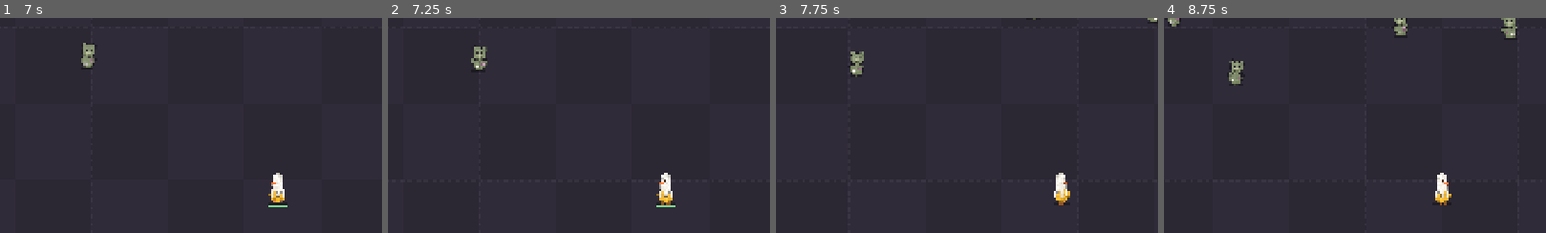
Above: before the commit, frames 1-4 (left to right).
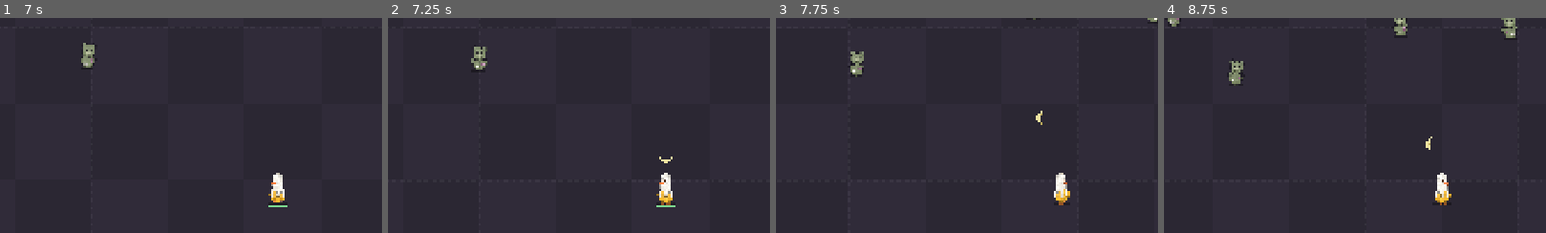
Above: after the commit, the same moments.

Repository: DennitoCheeto/stuffed
Game: Godot game, scene res://src/main/main.tscn
Two runs of this game, one before a commit and one after it. Both use one fixed random seed, a clock stepped at 60 frames per second and the inputs below.
Inputs (mouse positions are % of the whole screen's width and height, from its top left):
- Up to frame 1 (7 s): click "Start run" at 0.5 s; tap Enter at 1.25, 4.35 s; move the mouse to (45, 70) at 1.27 s; hold W (p1_move_up) 1.28-2 s; tap Space (p1_dash) at 1.35 s; click (45, 70) at 1.42 s; drag from (80, 65) to (45, 70) at 2.02 s; move the mouse to (20, 35) at 2.77 s; hold A (p1_move_left) 2.78-3.5 s; tap Alt at 2.85 s; drag from (55, 50) to (20, 35) at 3.52 s; move the mouse to (35, 25) at 4.27 s; hold S (p1_move_down) 4.28-5 s; drag from (72, 45) to (35, 25) at 5.02 s; move the mouse to (30, 55) at 5.77 s; hold W (p1_move_up) 5.78-6.5 s; hold Shift 5.78-6.5 s; click (30, 55) at 5.92 s; drag from (60, 28) to (30, 55) at 6.52 s
- Up to frame 2 (7.25 s): no input
- Up to frame 3 (7.75 s): move the mouse to (45, 70) at 7.27 s; hold D (p1_move_right) from 7.28 s (still down); tap Ctrl at 7.35 s
- Up to frame 4 (8.75 s): release D (p1_move_right) at 8 s; drag from (80, 65) to (45, 70) at 8.02 s
The pictures show only the part of the screen within x 14-64%, y 9-59%; the shares and areas given below are measured in that part.

Frame 1 is identical in both runs. In frame 2, less than 0.1% of the frame differs, in the area x 71-75%, y 64-68%; in frame 3, less than 0.1%, in the area x 68-70%, y 43-50%; in frame 4, less than 0.1%.

Commit message:
M1-04: Peel Boomerang
- Weapon data: WeaponStats with 5 WeaponLevels (damage, cooldown, reach, count, speed,
  pierce, spread, card text) in data/weapons/peel_boomerang.tres
- Weapon base: belongs to one player, attacks on its own, cooldown scaled by attack_speed
- Peel Boomerang: throws at the nearest zombie, flies out to its reach, returns to (and
  follows) Banane, hurts each zombie once on the way out and once on the way back
- Banane's starting weapon comes from his hero data
- Scenario tests for AC-7 (plus level 2 = two peels), unit tests for the weapon data

Closes #6

Co-Authored-By: Claude Opus 5.5 <noreply@anthropic.com>

Diff:
--- a/data/heroes/banane.tres
+++ b/data/heroes/banane.tres
@@ -1,6 +1,7 @@
-[gd_resource type="Resource" script_class="HeroStats" load_steps=2 format=3]
+[gd_resource type="Resource" script_class="HeroStats" load_steps=3 format=3]
 
 [ext_resource type="Script" path="res://src/player/hero_stats.gd" id="1_stats"]
+[ext_resource type="Resource" path="res://data/weapons/peel_boomerang.tres" id="2_weapon"]
 
 [resource]
 script = ExtResource("1_stats")
@@ -12,3 +13,4 @@
 dash_cooldown = 1.5
 hurt_invulnerability = 0.5
 hitbox_radius = 12.0
+starting_weapon = ExtResource("2_weapon")
--- /dev/null
+++ b/data/weapons/peel_boomerang.tres
@@ -0,0 +1,69 @@
+[gd_resource type="Resource" script_class="WeaponStats" load_steps=9 format=3]
+
+[ext_resource type="Script" path="res://src/weapons/weapon_stats.gd" id="1_stats"]
+[ext_resource type="Script" path="res://src/weapons/weapon_level.gd" id="2_level"]
+[ext_resource type="Script" path="res://src/weapons/peel_boomerang.gd" id="3_behaviour"]
+
+[sub_resource type="Resource" id="Resource_level1"]
+script = ExtResource("2_level")
+damage = 8.0
+cooldown = 1.4
+reach = 250.0
+count = 1
+speed = 450.0
+pierce = 0
+spread_degrees = 25.0
+card_text = "Throws a peel at the nearest zombie. It flies back and hits again."
+
+[sub_resource type="Resource" id="Resource_level2"]
+script = ExtResource("2_level")
+damage = 8.0
+cooldown = 1.4
+reach = 250.0
+count = 2
+speed = 450.0
+pierce = 0
+spread_degrees = 25.0
+card_text = "Throws 2 peels at once."
+
+[sub_resource type="Resource" id="Resource_level3"]
+script = ExtResource("2_level")
+damage = 12.0
+cooldown = 1.4
+reach = 250.0
+count = 2
+speed = 450.0
+pierce = 0
+spread_degrees = 25.0
+card_text = "Damage 8 → 12."
+
+[sub_resource type="Resource" id="Resource_level4"]
+script = ExtResource("2_level")
+damage = 12.0
+cooldown = 1.4
+reach = 330.0
+count = 2
+speed = 450.0
+pierce = 0
+spread_degrees = 25.0
+card_text = "Flies further: range 250 → 330."
+
+[sub_resource type="Resource" id="Resource_level5"]
+script = ExtResource("2_level")
+damage = 12.0
+cooldown = 1.0
+reach = 330.0
+count = 2
+speed = 450.0
+pierce = 0
+spread_degrees = 25.0
+card_text = "Throws faster: every 1.4 s → 1.0 s."
+
+[resource]
+script = ExtResource("1_stats")
+id = &"peel_boomerang"
+display_name = "Peel Boomerang"
+behaviour = ExtResource("3_behaviour")
+knockback = 120.0
+hit_radius = 14.0
+levels = Array[ExtResource("2_level")]([SubResource("Resource_level1"), SubResource("Resource_level2"), SubResource("Resource_level3"), SubResource("Resource_level4"), SubResource("Resource_level5")])
--- a/src/enemies/enemy_manager.gd
+++ b/src/enemies/enemy_manager.gd
@@ -7,6 +7,8 @@
 
 signal zombie_killed(zombie: Zombie)
 
+## Weapons find the manager through this group.
+const GROUP: StringName = &"enemy_manager"
 const GRID_CELL: float = 48.0
 ## How strongly overlapping zombies push each other apart (0..1 per frame).
 const SEPARATION: float = 0.5
@@ -27,6 +29,10 @@
 var _grid: SpatialGrid = SpatialGrid.new(GRID_CELL)
 ## Only for looks (shamble phase, burst directions), so it doesn't change the seeded run.
 var _cosmetic_rng: RandomNumberGenerator = RandomNumberGenerator.new()
+
+
+func _ready() -> void:
+	add_to_group(GROUP)
 
 
 func setup(actors_node: Node2D, effects_node: Node2D, area: Rect2, max_count: int) -> void:
--- a/src/player/hero_stats.gd
+++ b/src/player/hero_stats.gd
@@ -16,3 +16,5 @@
 @export var hurt_invulnerability: float = 0.5
 ## Radius of the real hitbox (smaller than the drawing).
 @export var hitbox_radius: float = 12.0
+## The weapon the hero starts every run with.
+@export var starting_weapon: WeaponStats
--- a/src/player/player.gd
+++ b/src/player/player.gd
@@ -19,6 +19,8 @@
 var facing: Vector2 = Vector2.RIGHT
 ## Name of whatever hit the hero last (shown on the end screen later).
 var last_hit_by: String = ""
+## Multiplies how fast all weapons attack (Quick Hands raises it).
+var attack_speed: float = 1.0
 
 var _input: PlayerInput
 var _dash_left: float = 0.0
@@ -27,6 +29,7 @@
 var _hurt_invulnerable_left: float = 0.0
 
 @onready var _hitbox: CollisionShape2D = $Hitbox
+@onready var _weapons: Node2D = $Weapons
 
 
 func _ready() -> void:
@@ -37,6 +40,8 @@
 	var shape: CircleShape2D = CircleShape2D.new()
 	shape.radius = stats.hitbox_radius
 	_hitbox.shape = shape
+	if stats.starting_weapon != null:
+		add_weapon(stats.starting_weapon)
 
 
 func _physics_process(delta: float) -> void:
@@ -55,6 +60,26 @@
 	else:
 		velocity = direction * stats.move_speed
 		move_and_slide()
+
+
+## Gives this hero a weapon (level 1). It attacks on its own from now on.
+func add_weapon(weapon_stats: WeaponStats) -> Weapon:
+	var weapon: Weapon = weapon_stats.behaviour.new() as Weapon
+	weapon.setup(weapon_stats, self)
+	_weapons.add_child(weapon)
+	return weapon
+
+
+## The weapon with this id, or null if the hero doesn't have it.
+func weapon(id: StringName) -> Weapon:
+	return _weapons.get_node_or_null(NodePath(String(id))) as Weapon
+
+
+func weapons() -> Array[Weapon]:
+	var result: Array[Weapon] = []
+	for child: Node in _weapons.get_children():
+		result.append(child as Weapon)
+	return result
 
 
 ## Starts a dash in the facing direction. Returns false while the dash is cooling down.
--- a/src/player/player.tscn
+++ b/src/player/player.tscn
@@ -19,3 +19,5 @@
 
 [node name="Overlay" type="Node2D" parent="."]
 script = ExtResource("4_overlay")
+
+[node name="Weapons" type="Node2D" parent="."]
--- /dev/null
+++ b/src/weapons/boomerang_projectile.gd
@@ -0,0 +1,67 @@
+class_name BoomerangProjectile
+extends Node2D
+## One thrown banana peel. Out to its reach, then back to its player; every zombie it touches is
+## hurt once on the way out and once on the way back.
+
+signal came_back
+
+const SPIN_SPEED: float = 16.0
+const PEEL_COLOR: Color = Color("#efe3a0")
+const PEEL_EDGE_COLOR: Color = Color("#b9a85a")
+const CATCH_DISTANCE: float = 10.0
+
+var returning: bool = false
+
+var _weapon: Weapon
+var _enemies: EnemyManager
+var _numbers: WeaponLevel
+var _direction: Vector2 = Vector2.RIGHT
+var _travelled: float = 0.0
+var _hit_out: Dictionary[int, bool] = {}
+var _hit_back: Dictionary[int, bool] = {}
+var _shape: PackedVector2Array = []
+
+
+func launch(weapon: Weapon, manager: EnemyManager, direction: Vector2) -> void:
+	_weapon = weapon
+	_enemies = manager
+	_numbers = weapon.current()
+	_direction = direction
+	global_position = weapon.player.global_position
+	_shape = FeltShapes.svg_path(
+		PackedFloat32Array([-14, 6, -8, -10, 8, -10, 14, 6, 6, -2, -6, -2, -14, 6])
+	)
+	scale = Vector2.ONE * 1.3
+
+
+func _physics_process(delta: float) -> void:
+	var step: float = _numbers.speed * delta
+	if returning:
+		var target: Vector2 = _weapon.player.global_position
+		if global_position.distance_to(target) <= step + CATCH_DISTANCE:
+			came_back.emit()
+			queue_free()
+			return
+		_direction = global_position.direction_to(target)
+	global_position += _direction * step
+	_travelled += step
+	if not returning and _travelled >= _numbers.reach:
+		returning = true
+	_hit_zombies()
+	rotation += SPIN_SPEED * delta
+
+
+func _hit_zombies() -> void:
+	var already_hit: Dictionary[int, bool] = _hit_back if returning else _hit_out
+	var push: Vector2 = _direction * _weapon.stats.knockback
+	for zombie: Zombie in _enemies.query_circle(global_position, _weapon.stats.hit_radius):
+		var id: int = zombie.get_instance_id()
+		if already_hit.has(id):
+			continue
+		already_hit[id] = true
+		_enemies.damage(zombie, _numbers.damage, push)
+
+
+func _draw() -> void:
+	draw_colored_polygon(FeltShapes.shifted(_shape, Vector2(0.8, 1.6)), PEEL_EDGE_COLOR)
+	draw_colored_polygon(_shape, PEEL_COLOR)
--- /dev/null
+++ b/src/weapons/peel_boomerang.gd
@@ -0,0 +1,32 @@
+class_name PeelBoomerang
+extends Weapon
+## Banane's starting weapon: throws a banana peel at the nearest zombie. It flies out to its
+## reach, turns, and flies back to Banane (following him), hurting each zombie once per way.
+
+## Only throws at zombies this many times the reach away (roughly: on screen).
+const SEARCH_FACTOR: float = 2.0
+
+
+func attack() -> bool:
+	var manager: EnemyManager = enemies()
+	if manager == null:
+		return false
+	var numbers: WeaponLevel = current()
+	var target: Zombie = manager.nearest(player.global_position, numbers.reach * SEARCH_FACTOR)
+	if target == null:
+		return false
+	var aim: Vector2 = player.global_position.direction_to(target.position)
+	for i: int in numbers.count:
+		var projectile: BoomerangProjectile = BoomerangProjectile.new()
+		projectile.top_level = true
+		add_child(projectile)
+		projectile.launch(self, manager, aim.rotated(_fan_angle(i, numbers)))
+	return true
+
+
+## Spreads several peels of one throw evenly around the aim (0, +a, -a, +2a, ...).
+func _fan_angle(index: int, numbers: WeaponLevel) -> float:
+	var spread: float = deg_to_rad(numbers.spread_degrees)
+	var step: int = (index + 1) / 2
+	var side: float = 1.0 if index % 2 == 1 else -1.0
+	return spread * step * side
--- /dev/null
+++ b/src/weapons/weapon.gd
@@ -0,0 +1,58 @@
+class_name Weapon
+extends Node2D
+## A weapon that belongs to one player and attacks on its own (no buttons). Subclasses decide
+## what an attack is. Projectiles are children with `top_level` so they move freely in the world.
+
+signal fired
+
+## Seconds after the run starts (or the weapon is picked) before the first attack.
+const FIRST_ATTACK_DELAY: float = 0.4
+## When there is nothing to attack, look again after this many seconds.
+const RETRY_DELAY: float = 0.1
+
+var stats: WeaponStats
+var level: int = 1
+var player: Player
+
+var _cooldown_left: float = FIRST_ATTACK_DELAY
+
+
+func setup(weapon_stats: WeaponStats, owner_player: Player) -> void:
+	stats = weapon_stats
+	player = owner_player
+	name = String(stats.id)
+
+
+## The numbers for the current level.
+func current() -> WeaponLevel:
+	return stats.at_level(level)
+
+
+func is_maxed() -> bool:
+	return level >= stats.max_level()
+
+
+func level_up() -> void:
+	level = mini(level + 1, stats.max_level())
+
+
+func enemies() -> EnemyManager:
+	return get_tree().get_first_node_in_group(EnemyManager.GROUP) as EnemyManager
+
+
+func _physics_process(delta: float) -> void:
+	if player == null or player.is_dead():
+		return
+	_cooldown_left -= delta * player.attack_speed
+	if _cooldown_left > 0.0:
+		return
+	if attack():
+		_cooldown_left = current().cooldown
+		fired.emit()
+	else:
+		_cooldown_left = RETRY_DELAY
+
+
+## One attack. Returns false if there was nothing to attack (then it tries again soon).
+func attack() -> bool:
+	return false
--- /dev/null
+++ b/src/weapons/weapon_level.gd
@@ -0,0 +1,19 @@
+class_name WeaponLevel
+extends Resource
+## What a weapon does at one level. `card_text` is the line on the level-up card that offers this
+## level, so it must say exactly what changes.
+
+@export var damage: float = 8.0
+## Seconds between attacks (before Quick Hands).
+@export var cooldown: float = 1.4
+## How far the projectile flies, in pixels.
+@export var reach: float = 250.0
+## Projectiles per attack.
+@export var count: int = 1
+## Projectile speed in pixels per second.
+@export var speed: float = 450.0
+## How many zombies one projectile passes through (0 = stops at the first).
+@export var pierce: int = 0
+## Angle between projectiles of one attack, in degrees.
+@export var spread_degrees: float = 0.0
+@export_multiline var card_text: String = ""
--- /dev/null
+++ b/src/weapons/weapon_stats.gd
@@ -0,0 +1,24 @@
+class_name WeaponStats
+extends Resource
+## One weapon and its levels. Tune it in data/weapons/*.tres, not in code.
+
+## Stable name for upgrades, saves and the run log.
+@export var id: StringName = &""
+@export var display_name: String = "Weapon"
+## The script that makes the weapon work (a Weapon subclass).
+@export var behaviour: Script
+## Push given to zombies it hits, in pixels per second.
+@export var knockback: float = 120.0
+## Radius of the projectile's hit area, in pixels.
+@export var hit_radius: float = 14.0
+## Level 1 first.
+@export var levels: Array[WeaponLevel] = []
+
+
+func max_level() -> int:
+	return levels.size()
+
+
+## The numbers for `level` (1-based, clamped to the existing levels).
+func at_level(level: int) -> WeaponLevel:
+	return levels[clampi(level, 1, levels.size()) - 1]
--- a/tests/scenarios/run_scenario.gd
+++ b/tests/scenarios/run_scenario.gd
@@ -35,6 +35,13 @@
 	return Players.all(get_tree())[0]
 
 
+## Takes all weapons away (for scenarios that need zombies to stay alive).
+func disarm(player: Player) -> void:
+	for weapon: Weapon in player.weapons():
+		weapon.get_parent().remove_child(weapon)
+		weapon.free()
+
+
 ## Holds an action for `frames` physics frames, then releases it.
 func hold_action(action: String, frames: int) -> void:
 	sender.action_down(action)
--- /dev/null
+++ b/tests/scenarios/test_01_core_run_weapons.gd
@@ -0,0 +1,107 @@
+extends "res://tests/scenarios/run_scenario.gd"
+## Scenario (spec 01 §5, AC-7): Banane's Peel Boomerang.
+
+const SHAMBLER: EnemyStats = preload("res://data/enemies/shambler.tres")
+
+var run: Run
+
+
+func _armed_run() -> Run:
+	run = await start_run()
+	run.spawner.active = false
+	return run
+
+
+## A zombie that stands still and has a lot of health, so we can count the hits.
+func _dummy(at: Vector2) -> Zombie:
+	var zombie: Zombie = run.enemies.spawn(SHAMBLER, at)
+	zombie.move_speed = 0.0
+	zombie.max_health = 1000.0
+	zombie.health = 1000.0
+	return zombie
+
+
+func _boomerang() -> PeelBoomerang:
+	return first_player().weapon(&"peel_boomerang") as PeelBoomerang
+
+
+func _projectiles() -> Array[BoomerangProjectile]:
+	var result: Array[BoomerangProjectile] = []
+	for child: Node in _boomerang().get_children():
+		if child is BoomerangProjectile and not child.is_queued_for_deletion():
+			result.append(child as BoomerangProjectile)
+	return result
+
+
+func test_banane_starts_with_the_peel_boomerang_only() -> void:
+	await _armed_run()
+	var weapons: Array[Weapon] = first_player().weapons()
+	assert_eq(weapons.size(), 1)
+	assert_not_null(_boomerang())
+	assert_eq(_boomerang().level, 1)
+
+
+func test_ac7_fires_automatically_at_the_nearest_zombie() -> void:
+	await _armed_run()
+	var banane: Player = first_player()
+	_dummy(banane.global_position + Vector2(0, 160))
+	_dummy(banane.global_position + Vector2(-320, 0))
+	await wait_for_signal(_boomerang().fired, 2.0)
+	await wait_physics_frames(3)
+	var thrown: Array[BoomerangProjectile] = _projectiles()
+	assert_eq(thrown.size(), 1, "one peel in flight")
+	var offset: Vector2 = thrown[0].global_position - banane.global_position
+	assert_gt(offset.y, 0.0, "flies down towards the nearer zombie")
+	assert_almost_eq(offset.x, 0.0, 2.0)
+
+
+func test_ac7_no_throw_without_zombies() -> void:
+	await _armed_run()
+	await wait_physics_frames(60)
+	assert_eq(_projectiles().size(), 0)
+
+
+func test_ac7_peel_returns_to_banane_and_follows_him() -> void:
+	await _armed_run()
+	var banane: Player = first_player()
+	_dummy(banane.global_position + Vector2(400, 0))
+	await wait_for_signal(_boomerang().fired, 2.0)
+	var peel: BoomerangProjectile = _projectiles()[0]
+	watch_signals(peel)
+	sender.action_down("p1_move_down")
+	await wait_physics_frames(40)
+	assert_true(peel.returning, "turned around at its reach")
+	await wait_physics_frames(50)
+	sender.action_up("p1_move_down")
+	assert_signal_emitted(peel, "came_back", "caught by Banane after he moved")
+
+
+func test_ac7_hits_the_same_zombie_once_out_and_once_back() -> void:
+	await _armed_run()
+	var banane: Player = first_player()
+	var zombie: Zombie = _dummy(banane.global_position + Vector2(150, 0))
+	await wait_for_signal(_boomerang().fired, 2.0)
+	var peel: BoomerangProjectile = _projectiles()[0]
+	var damage: float = _boomerang().current().damage
+	await wait_physics_frames(30)
+	assert_eq(zombie.health, 1000.0 - damage, "one hit on the way out")
+	await wait_for_signal(peel.came_back, 2.0)
+	assert_eq(zombie.health, 1000.0 - 2.0 * damage, "one more on the way back, no more")
+
+
+func test_ac7_kills_a_shambler() -> void:
+	await _armed_run()
+	var banane: Player = first_player()
+	run.enemies.spawn(SHAMBLER, banane.global_position + Vector2(150, 0))
+	await wait_physics_frames(roundi(2.0 * FPS))
+	assert_eq(run.enemies.kills, 1, "two peel hits kill a 10 HP shambler")
+
+
+func test_ac9_level_two_throws_two_peels() -> void:
+	await _armed_run()
+	var banane: Player = first_player()
+	_dummy(banane.global_position + Vector2(200, 0))
+	_boomerang().level_up()
+	await wait_for_signal(_boomerang().fired, 2.0)
+	await wait_physics_frames(1)
+	assert_eq(_projectiles().size(), 2)
--- a/tests/scenarios/test_01_core_run_zombies.gd
+++ b/tests/scenarios/test_01_core_run_zombies.gd
@@ -6,10 +6,12 @@
 var run: Run
 
 
-## A run with the automatic spawner off, so each scenario places its own zombies.
+## A run with the automatic spawner off and Banane unarmed, so each scenario places its own
+## zombies and they stay alive.
 func _quiet_run() -> Run:
 	run = await start_run()
 	run.spawner.active = false
+	disarm(first_player())
 	return run
 
 
--- /dev/null
+++ b/tests/unit/test_weapon_data.gd
@@ -0,0 +1,40 @@
+extends GutTest
+
+const BOOMERANG: WeaponStats = preload("res://data/weapons/peel_boomerang.tres")
+
+
+func test_boomerang_has_five_levels_with_card_text() -> void:
+	assert_eq(BOOMERANG.id, &"peel_boomerang")
+	assert_eq(BOOMERANG.max_level(), 5)
+	for level: int in range(1, 6):
+		assert_ne(BOOMERANG.at_level(level).card_text, "", "level %d has card text" % level)
+
+
+func test_boomerang_level_one_matches_the_spec() -> void:
+	var first: WeaponLevel = BOOMERANG.at_level(1)
+	assert_eq(first.damage, 8.0)
+	assert_eq(first.cooldown, 1.4)
+	assert_eq(first.reach, 250.0)
+	assert_eq(first.count, 1)
+
+
+func test_boomerang_levels_add_what_the_spec_says() -> void:
+	assert_eq(BOOMERANG.at_level(2).count, 2, "L2: a second boomerang")
+	assert_gt(BOOMERANG.at_level(3).damage, BOOMERANG.at_level(2).damage, "L3: more damage")
+	assert_gt(BOOMERANG.at_level(4).reach, BOOMERANG.at_level(3).reach, "L4: more range")
+	assert_lt(BOOMERANG.at_level(5).cooldown, BOOMERANG.at_level(4).cooldown, "L5: faster")
+
+
+func test_levels_never_get_worse() -> void:
+	for level: int in range(2, 6):
+		var before: WeaponLevel = BOOMERANG.at_level(level - 1)
+		var after: WeaponLevel = BOOMERANG.at_level(level)
+		assert_true(after.damage >= before.damage, "damage at L%d" % level)
+		assert_true(after.cooldown <= before.cooldown, "cooldown at L%d" % level)
+		assert_true(after.reach >= before.reach, "range at L%d" % level)
+		assert_true(after.count >= before.count, "count at L%d" % level)
+
+
+func test_at_level_clamps() -> void:
+	assert_eq(BOOMERANG.at_level(0), BOOMERANG.at_level(1))
+	assert_eq(BOOMERANG.at_level(99), BOOMERANG.at_level(5))
Not shown, added: src/weapons/boomerang_projectile.gd.uid
Not shown, added: src/weapons/peel_boomerang.gd.uid
Not shown, added: src/weapons/weapon.gd.uid
Not shown, added: src/weapons/weapon_level.gd.uid
Not shown, added: src/weapons/weapon_stats.gd.uid
Not shown, added: tests/scenarios/test_01_core_run_weapons.gd.uid
Not shown, added: tests/unit/test_weapon_data.gd.uid
